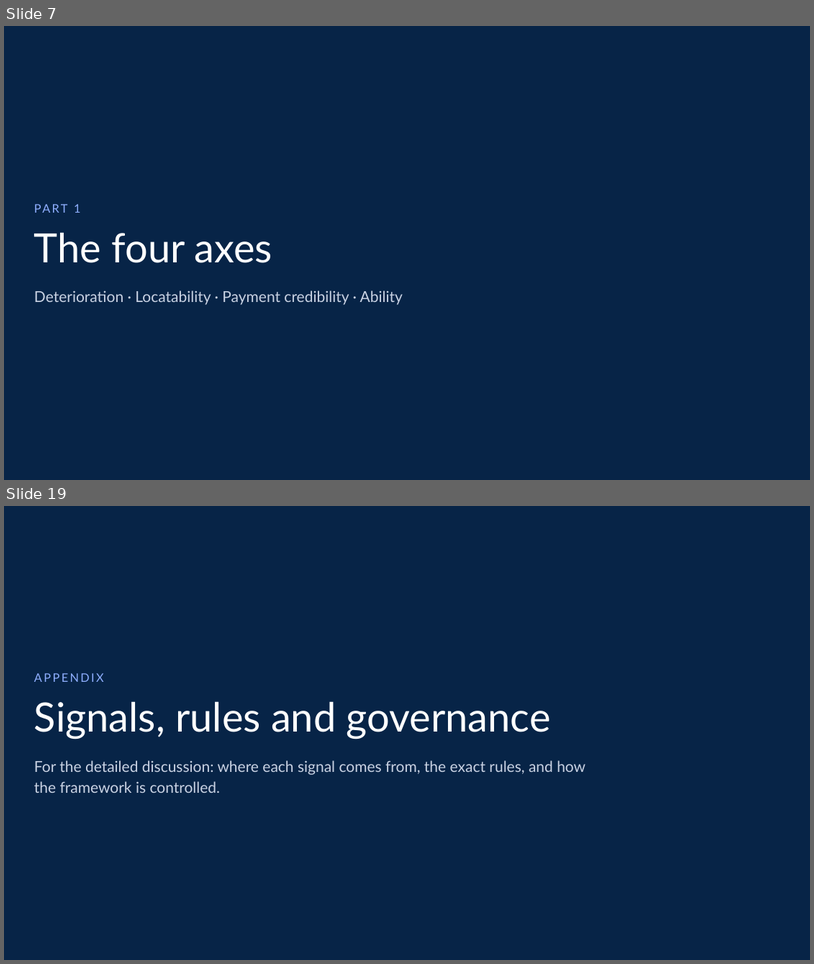
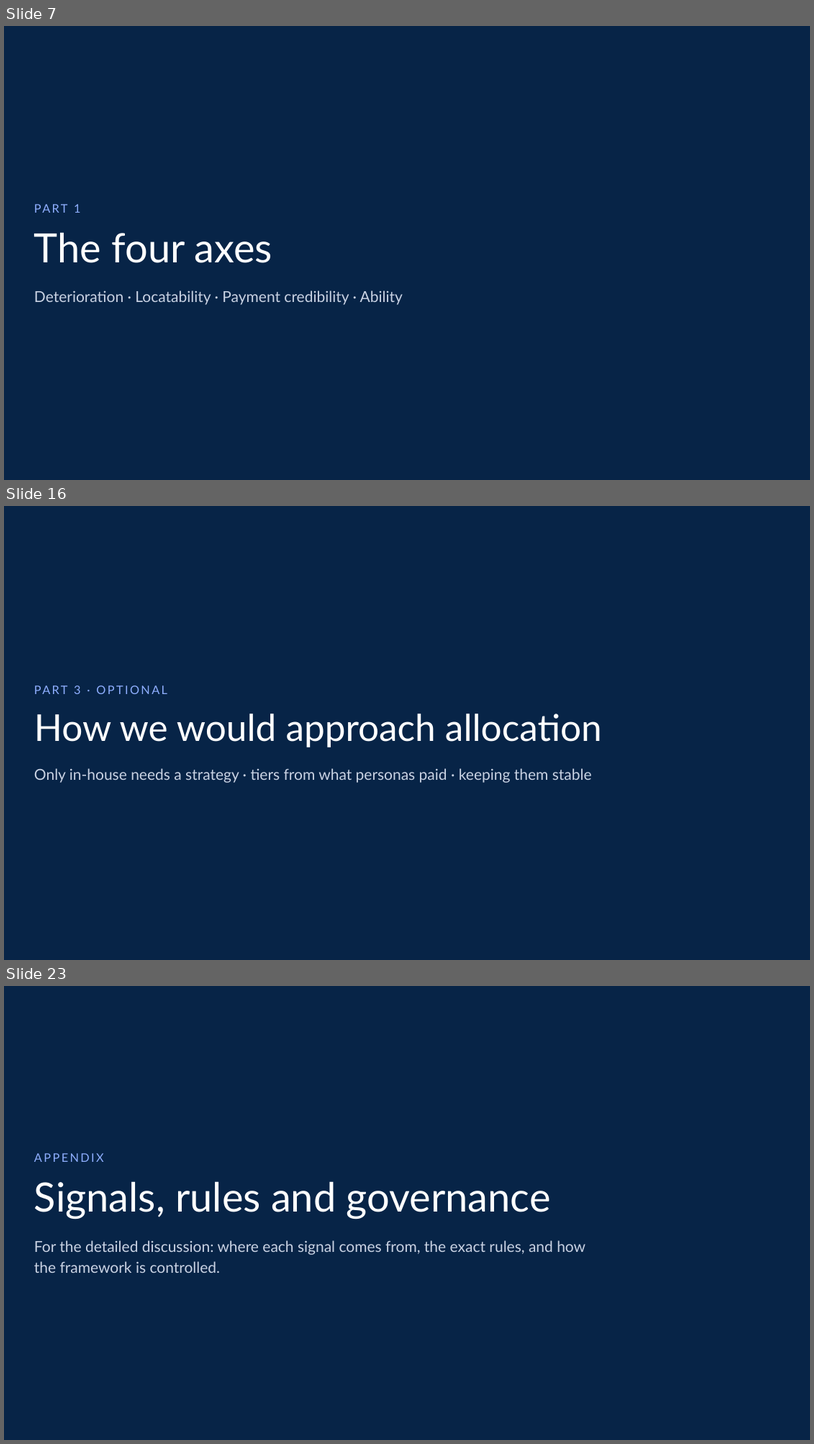
Before and after one commit to balsapka/Collections, a slide deck: docs/presentation/grr_persona_deck/grr_persona_deck.pptx. Shown one above the other, each under a label of ours: slides 7 and 19 before the commit, slides 7, 16 and 23 after it; the slides between them are not shown. The pictures are 814x964 and 814x1444 pixels, drawn with LibreOffice and Linux fonts; fonts in the diff are those of the drawing. Boxes give left, top, right and bottom in pixels: in the first picture for what was removed or moved away, otherwise in the second. Text is boxed around its words. In the diff, an @@ line names an element or a change of style, - is before the commit and + after.

```diff
--- a/docs/presentation/grr_persona_deck/grr_persona_deck.pptx
+++ b/docs/presentation/grr_persona_deck/grr_persona_deck.pptx
@@ slide 16 added at <box>4,506,810,960</box>, background #072447 @@
@@ text added at <box>74,685,80,694</box>, 14 pt, text #8FAFFF @@
+PART 3 · OPTIONAL
@@ text added at <box>34,713,602,747</box>, 44 pt, text #FFFFFF @@
+How we would approach allocation
@@ text added at <box>34,768,592,782</box>, 18 pt, text #C9D2E3 @@
+Only in-house needs a strategy · tiers from what personas paid · keeping them stable
@@ what was slide 19 is now slide 23 @@
```
Also in this commit, not shown: 15 slides changed, 3 other slides added, 24 other files.
